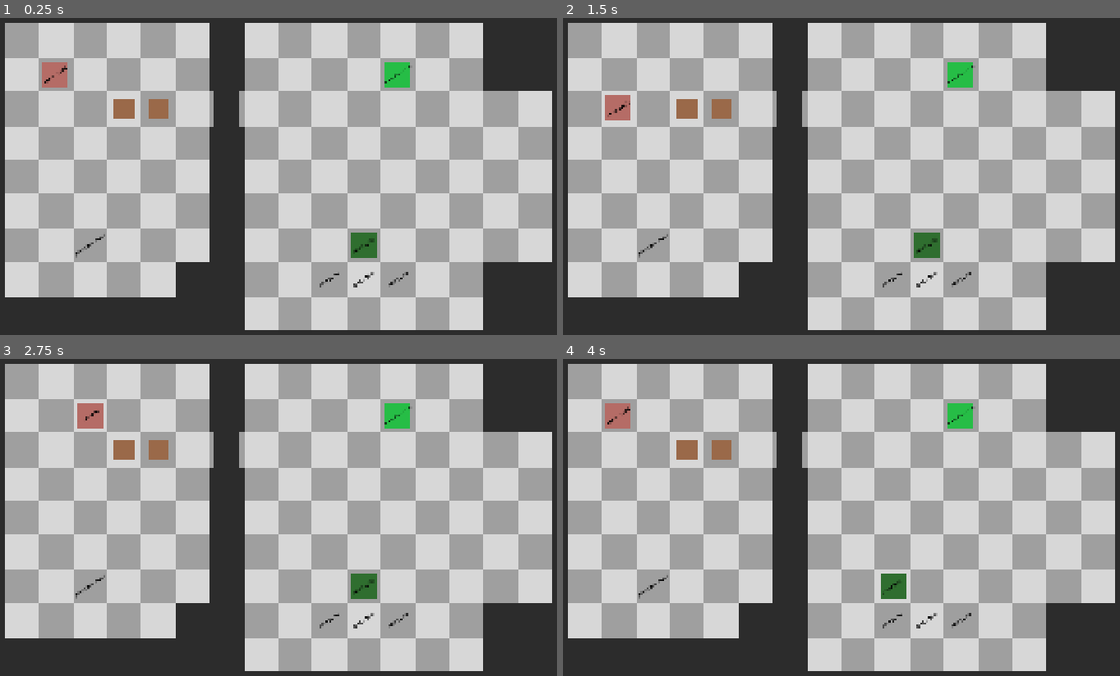
Above: before the commit, frames 1-4 (two rows, left to right).
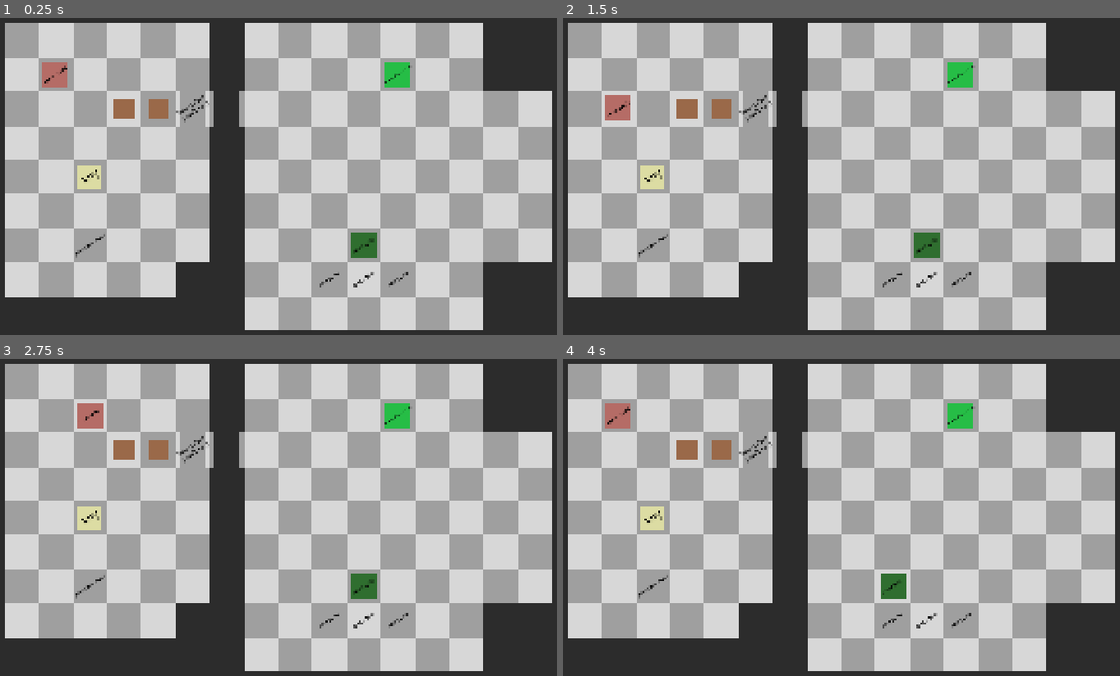
Above: after the commit, the same moments.

Repository: somestufz/GDS-Game-Jam-Repo
Game: Godot game, scene res://scenes/main/levels/level_1.tscn
Same seed, same stepped clock (60 frames per second), same inputs: the game is played once before the commit and once after it. This scene is started directly instead of the project's main scene.
Inputs:
- Up to frame 1 (0.25 s): no input
- Up to frame 2 (1.5 s): tap Enter at 0.5 s; hold D (move_right) 0.53-1.28 s; tap Space (ability) at 0.6, 1.35 s; tap R (restart) at 1.25 s; hold S (move_down) from 1.28 s (still down)
- Up to frame 3 (2.75 s): tap R (restart) at 2 s; release S (move_down) at 2.03 s; hold D (move_right) from 2.03 s (still down); tap Shift (shift) at 2.1 s; tap Space (ability) at 2.3 s
- Up to frame 4 (4 s): tap R (restart) at 2.75, 3.5 s; release D (move_right) at 2.78 s; hold W (move_up) 2.78-3.53 s; tap Z (undo) at 2.85 s; tap Space (ability) at 3.05, 3.6 s; hold A (move_left) from 3.53 s (still down)

The runs differ from the first frame. In frame 1, 0.9% of the frame differs, in the area x 13-38%, y 22-55%; in frame 2, 0.9%; in frame 3, 0.9%; in frame 4, 0.9%.

Commit message:
Added a key and locked door
there is an item known as key and also an item as locked door pushing the key into the door unlocks it

Diff:
--- a/Main/Sokoban/project.godot
+++ b/Main/Sokoban/project.godot
@@ -29,6 +29,7 @@
 [global_group]
 
 Walls=""
+Locked=""
 
 [input]
 
--- a/Main/Sokoban/scenes/entity/entity.gd
+++ b/Main/Sokoban/scenes/entity/entity.gd
@@ -49,7 +49,7 @@
 
 	var collider = ray_1.get_collider()
 
-	var extra_push_result = push_extra_check()
+	var extra_push_result = push_extra_check(collider)
 
 	if collider == null:
 		move(dir)
@@ -80,7 +80,7 @@
 
 	return true
 
-func push_extra_check():
+func push_extra_check(collider):
 	return null
 
 func pull_direction(dir : Vector2) -> void:
--- /dev/null
+++ b/Main/Sokoban/scenes/entity/key.gd
@@ -0,0 +1,9 @@
+class_name Key
+extends Item
+
+func push_extra_check(collider):
+	if collider == null:
+		return null
+	elif collider.is_in_group("Locked"):
+		collider.unlock()
+		global_position = Vector2(10000,10000)
--- a/Main/Sokoban/scenes/entity/key.tscn
+++ b/Main/Sokoban/scenes/entity/key.tscn
@@ -2,9 +2,11 @@
 
 [ext_resource type="PackedScene" uid="uid://coevkkneie7mj" path="res://scenes/entity/item.tscn" id="1_hwign"]
 [ext_resource type="Texture2D" uid="uid://bxxu7ttqgl18g" path="res://assets/bin/greySquare.png" id="2_2mf1h"]
+[ext_resource type="Script" uid="uid://vlt8f2ilsys8" path="res://scenes/entity/key.gd" id="2_csu5k"]
 [ext_resource type="Texture2D" uid="uid://b7w7crc21ou0t" path="res://assets/bin/key.png" id="3_6ndtw"]
 
 [node name="Key" unique_id=540745152 instance=ExtResource("1_hwign")]
+script = ExtResource("2_csu5k")
 
 [node name="Sprite2D" parent="SpriteHolder" parent_id_path=PackedInt32Array(2057166936) index="0" unique_id=983468098]
 modulate = Color(1, 1, 0.7411765, 1)
--- /dev/null
+++ b/Main/Sokoban/scenes/entity/locked_door.gd
@@ -0,0 +1,13 @@
+class_name LockedDoor
+extends Item
+
+@onready var door_joint: Node2D = $DoorJoint
+
+var unlocked := false
+
+func unlock() -> void:
+	position = Vector2(10000,10000)
+	print("unlock")
+
+func move_anim(vector_change):
+	pass
--- /dev/null
+++ b/Main/Sokoban/scenes/entity/locked_door.tscn
@@ -0,0 +1,44 @@
+[gd_scene format=3 uid="uid://cuw7sr0rubgm6"]
+
+[ext_resource type="PackedScene" uid="uid://coevkkneie7mj" path="res://scenes/entity/item.tscn" id="1_dleey"]
+[ext_resource type="Script" uid="uid://cloumq2kun5tk" path="res://scenes/entity/locked_door.gd" id="2_lptcr"]
+[ext_resource type="Texture2D" uid="uid://cslbpytwptx4i" path="res://assets/bin/greyerSquare.png" id="3_lptcr"]
+[ext_resource type="Texture2D" uid="uid://csd8u6dkpky7n" path="res://assets/bin/lockedDoor.png" id="4_ntti1"]
+
+[sub_resource type="RectangleShape2D" id="RectangleShape2D_l1h4p"]
+size = Vector2(75, 100)
+
+[node name="LockedDoor" unique_id=540745152 groups=["Locked", "Walls"] instance=ExtResource("1_dleey")]
+script = ExtResource("2_lptcr")
+
+[node name="CollisionShape2D" parent="." index="1" unique_id=45387408]
+shape = SubResource("RectangleShape2D_l1h4p")
+
+[node name="Sprite2D" parent="SpriteHolder" parent_id_path=PackedInt32Array(2057166936) index="0" unique_id=983468098]
+scale = Vector2(0.15, 0.2)
+texture = ExtResource("3_lptcr")
+
+[node name="DoorSprite2" type="Sprite2D" parent="SpriteHolder" parent_id_path=PackedInt32Array(2057166936) index="1" unique_id=333876626]
+modulate = Color(0.27935672, 0.27935672, 0.27935672, 1)
+texture = ExtResource("4_ntti1")
+
+[node name="DoorJoint" type="Node2D" parent="." index="3" unique_id=945503769]
+visible = false
+
+[node name="Door" type="StaticBody2D" parent="DoorJoint" index="0" unique_id=268615506]
+
+[node name="CollisionShape2D" type="CollisionShape2D" parent="DoorJoint/Door" index="0" unique_id=1620432798]
+
+[node name="DoorSprite" type="Sprite2D" parent="DoorJoint/Door" index="1" unique_id=634239794]
+modulate = Color(0.61745477, 0.61745477, 0.6174547, 1)
+scale = Vector2(0.15, 0.2)
+texture = ExtResource("3_lptcr")
+
+[node name="DoorSprite2" type="Sprite2D" parent="DoorJoint/Door" index="2" unique_id=1106436611]
+modulate = Color(0.27935672, 0.27935672, 0.27935672, 1)
+texture = ExtResource("4_ntti1")
+
+[node name="BlockArea" type="Area2D" parent="DoorJoint" index="1" unique_id=218850627]
+
+[node name="CollisionShape2D" type="CollisionShape2D" parent="DoorJoint/BlockArea" index="0" unique_id=1020198844]
+shape = SubResource("RectangleShape2D_l1h4p")
--- a/Main/Sokoban/scenes/entity/player.gd
+++ b/Main/Sokoban/scenes/entity/player.gd
@@ -33,8 +33,8 @@
 	super(delta)
 	if active:
 		if !done_action and buffer_action != "":
+			main.player_move()
 			player_move(buffer_action)
-			main.player_move()
 			buffer_action = ""
 	else:
 		buffer_action = ""
--- /dev/null
+++ b/Main/Sokoban/scenes/main/level_manager.tscn
@@ -0,0 +1,3 @@
+[gd_scene format=3 uid="uid://c2otnqpayam3t"]
+
+[node name="LevelManager" type="Node2D" unique_id=294967547]
--- a/Main/Sokoban/scenes/main/levels/level_1.tscn
+++ b/Main/Sokoban/scenes/main/levels/level_1.tscn
@@ -7,6 +7,8 @@
 [ext_resource type="PackedScene" uid="uid://byhvj73qsecs3" path="res://scenes/entity/snake.tscn" id="5_41m8q"]
 [ext_resource type="PackedScene" uid="uid://btupd63vocvj8" path="res://scenes/entity/chamaeleon.tscn" id="6_w1ux2"]
 [ext_resource type="PackedScene" uid="uid://clpdks2dsn0h8" path="res://scenes/entity/box.tscn" id="7_jgiix"]
+[ext_resource type="PackedScene" uid="uid://chkubp3wqn5um" path="res://scenes/entity/key.tscn" id="8_vycae"]
+[ext_resource type="PackedScene" uid="uid://cuw7sr0rubgm6" path="res://scenes/entity/locked_door.tscn" id="9_41m8q"]
 
 [node name="Level1" unique_id=1366407638 instance=ExtResource("1_w0juk")]
 
@@ -37,3 +39,9 @@
 
 [node name="Box2" parent="Entities/Items" parent_id_path=PackedInt32Array(115791320) index="1" unique_id=1493483817 instance=ExtResource("7_jgiix")]
 position = Vector2(650, 350)
+
+[node name="Key" parent="Entities/Items" parent_id_path=PackedInt32Array(115791320) index="2" unique_id=2013999870 instance=ExtResource("8_vycae")]
+position = Vector2(450, 550)
+
+[node name="LockedDoor" parent="Entities/Items" parent_id_path=PackedInt32Array(115791320) index="3" unique_id=144733436 instance=ExtResource("9_41m8q")]
+position = Vector2(750, 350)
--- /dev/null
+++ b/Main/Sokoban/scenes/misc/unlock.gd
@@ -0,0 +1,6 @@
+extends Node
+
+@export var reference : Node
+
+func unlock() -> void:
+	reference.unlock()
Not shown, added: Main/Sokoban/scenes/entity/key.gd.uid
Not shown, added: Main/Sokoban/scenes/entity/locked_door.gd.uid
Not shown, added: Main/Sokoban/scenes/misc/unlock.gd.uid
